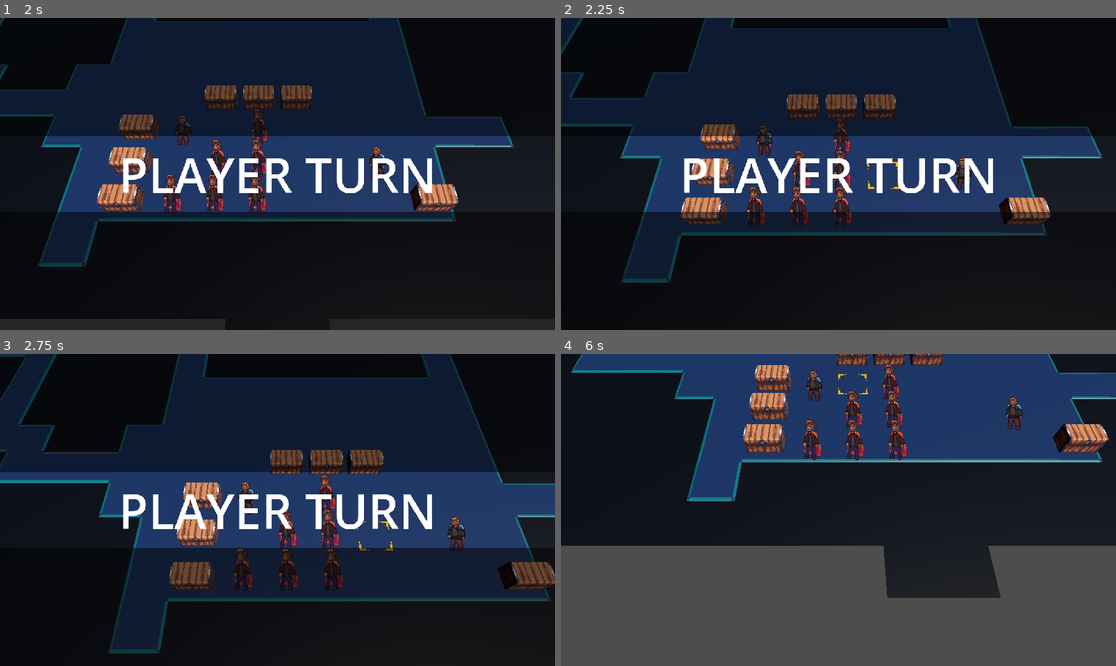
Above: before the commit, frames 1-4 (two rows, left to right).
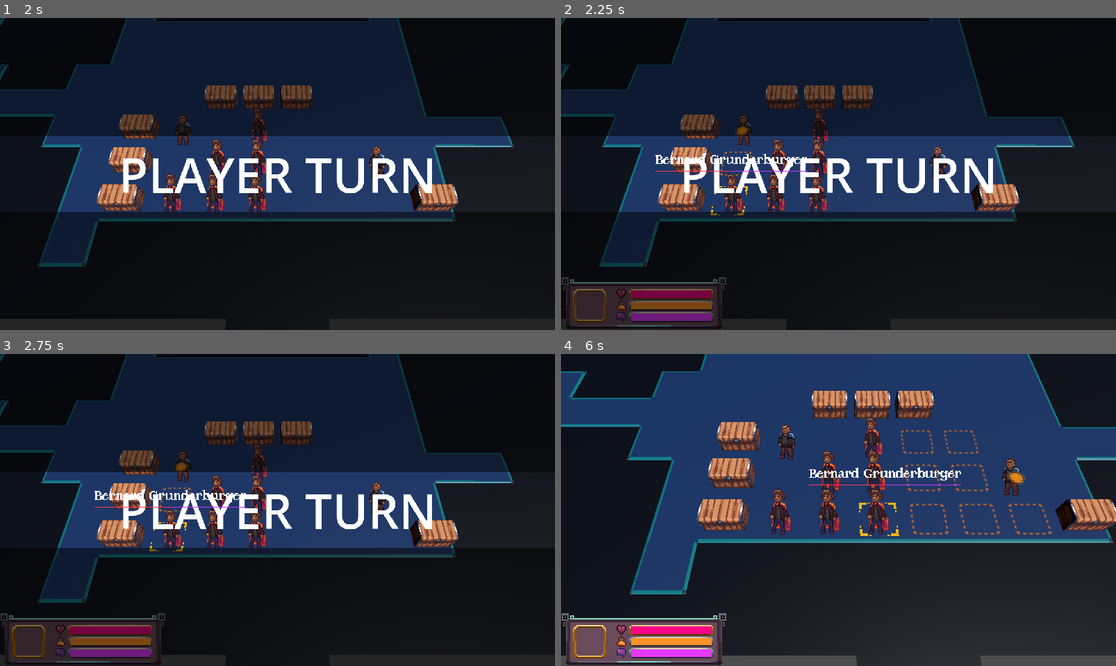
Above: after the commit, the same moments.

Repository: alanhaugen/bachelor-inn
Game: Godot game, scene res://scenes/UI/mainmenu.tscn
Two runs of this game, one before a commit and one after it. Both use one fixed random seed, a clock stepped at 60 frames per second and the inputs below.
Inputs (mouse positions are in pixels of both pictures, inside the frame that each line leads up to):
- Up to frame 1 (2 s): move the mouse to (399, 158) at 0.52 s; hold Right (pan_right) 0.53-1.25 s; hold Mouse wheel down (zoom_in) 0.53-1.25 s; click (399, 158) at 0.67 s; click "Load first level" at 1.25 s
- Up to frame 2 (2.25 s): drag from (727, 189) to (810, 236) at 2.02 s
- Up to frame 3 (2.75 s): no input
- Up to frame 4 (6 s): tap Enter at 2.75, 5.75 s; move the mouse to (894, 441) at 2.77 s; hold Right (pan_right) 2.78-3.5 s; hold Mouse wheel up (zoom_out) 2.78-3.5 s; click (894, 441) at 2.92 s; drag from (810, 572) to (672, 463) at 3.52 s; tap Space (selected) at 4.25 s; move the mouse to (1005, 556) at 4.27 s; hold Left (pan_left) 4.28-5 s; hold Mouse wheel down (zoom_in) 4.28-5 s; click (1005, 556) at 4.42 s; drag from (672, 463) to (755, 432) at 5.02 s; move the mouse to (866, 510) at 5.77 s; hold Down (pan_down) from 5.78 s (still down); hold Space (selected) from 5.78 s (still down); click (866, 510) at 5.92 s

Frame 1 is identical in both runs. In frame 2, 26% of the frame differs, in the area x 0-98%, y 0-100%; in frame 3, 42%; in frame 4, 69%, in the area x 0-100%, y 0-100%.

Commit message:
RIGHT mouse button now pans again

Diff:
--- a/scripts/combat/map.gd
+++ b/scripts/combat/map.gd
@@ -205,7 +205,7 @@
 
 	if event is InputEventMouseButton:
 		# Ignore mouse up events
-		if event.pressed and event.button_index == MOUSE_BUTTON_LEFT:
+		if event.pressed and event.button_index == MOUSE_BUTTON_RIGHT:
 			Input.mouse_mode = Input.MouseMode.MOUSE_MODE_CAPTURED;
 			is_dragging = true;
 		if (event.pressed == false):
